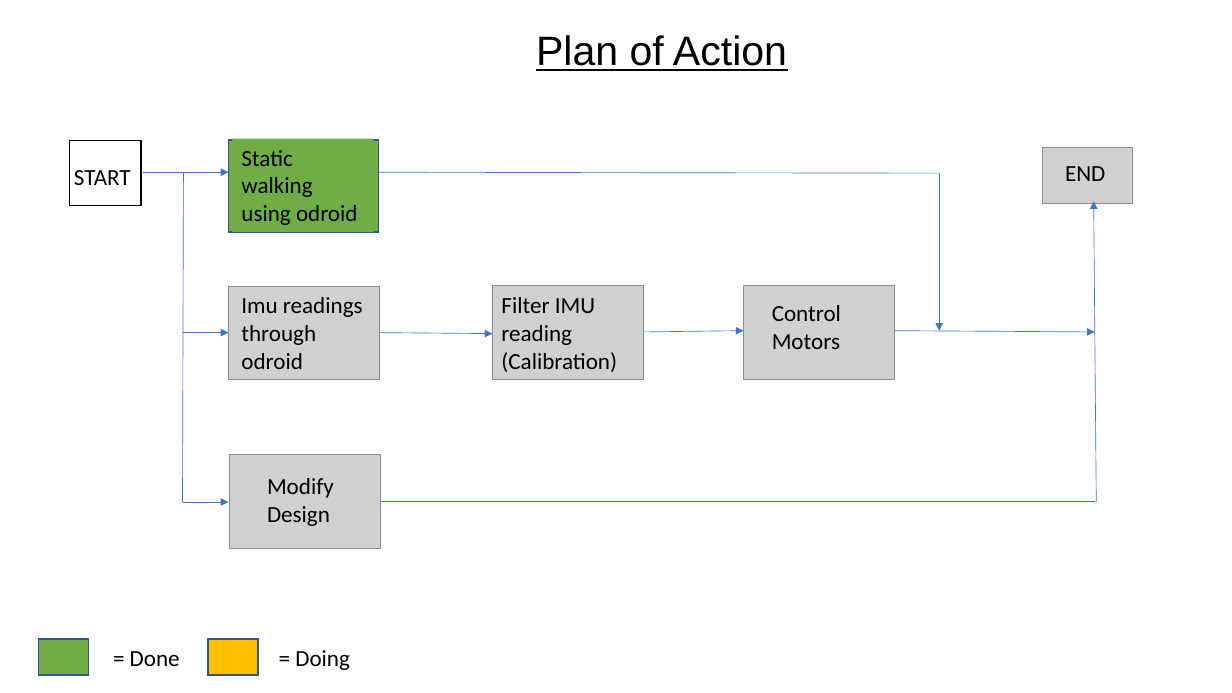
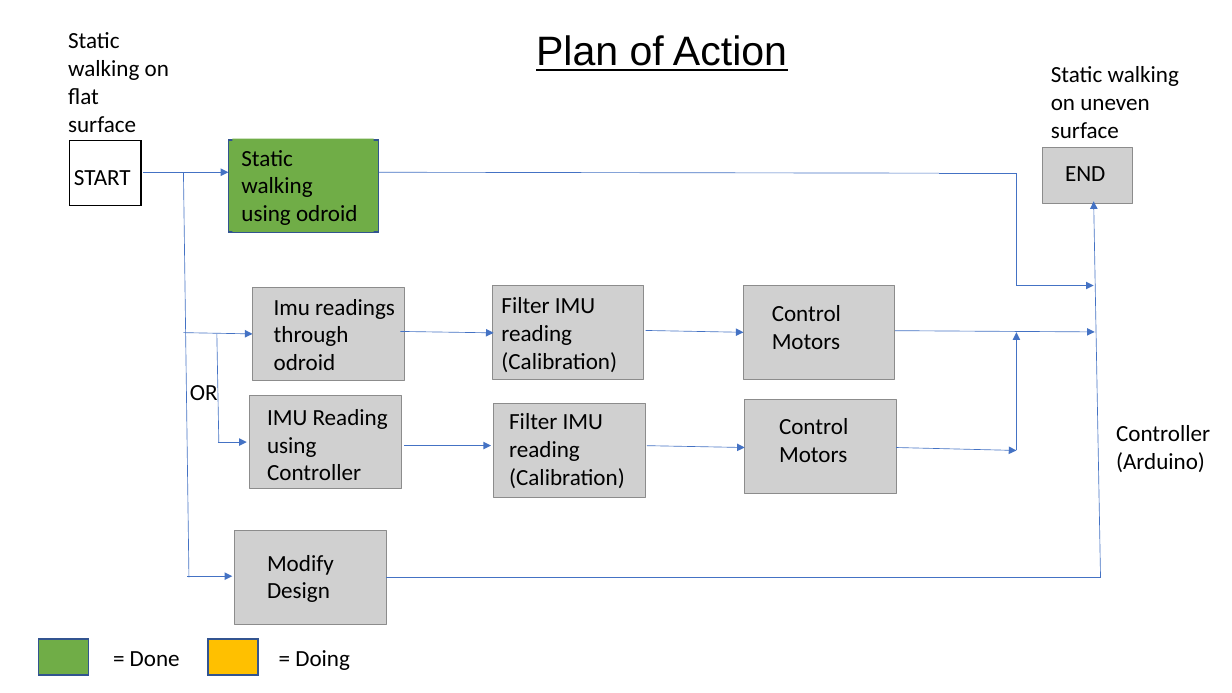
Before and after one commit to gaurav-14/Humanoid-ver2.0, a slide deck: slide 1 of Humanoid_new/Project Task/Balancing on Platform/Plan of Action.pptx. Drawn at 1232x693 pixels with LibreOffice and Linux fonts; fonts in the diff are those of the drawing; grey boxes stand for pictures. Boxes give left, top, right and bottom in pixels: in the first picture for what was removed or moved away, otherwise in the second. Text is boxed around its words. In the diff, an @@ line names an element or a change of style, - is before the commit and + after.

Commit message:
change in plan

```diff
--- a/Humanoid_new/Project Task/Balancing on Platform/Plan of Action.pptx
+++ b/Humanoid_new/Project Task/Balancing on Platform/Plan of Action.pptx
@@ text added at (68,32,169,132), 18 pt, text #000000 @@
+Static walking on flat surface
@@ text added at (1051,66,1179,138), 18 pt, text #000000 @@
+Static walking on uneven surface
@@ line moved from (184, 172) - (183, 502) to (184, 172) - (189, 578) @@
@@ arrow removed from (939, 173) to (939, 331) @@
@@ elbow arrow added from (939, 173) to (1094, 286), #4472C4 0.5 pt @@
@@ arrow moved from (1096, 502) - (1094, 201) to (1101, 578) - (1094, 201) @@
@@ picture: place and size @@
-picture at (228,287,380,380)
+picture at (252,287,404,381)
@@ text "Imu readings through odroid": place and size @@
-text "Imu readings through odroid" at (241,297,363,369)
+text "Imu readings through odroid" at (274,299,395,370)
@@ arrow moved from (184, 333) - (228, 333) to (184, 333) - (252, 334) @@
@@ line added from (217, 334) to (219, 442), #4472C4 0.5 pt @@
@@ arrow moved from (380, 333) - (493, 334) to (400, 332) - (494, 333) @@
@@ arrow added from (1017, 451) to (1017, 333), #4472C4 0.5 pt @@
@@ text added at (190,381,218,402), 18 pt, text #000000 @@
+OR
@@ picture added at (250,396,402,489) @@
@@ text added at (267,409,388,480), 18 pt, text #000000 @@
+IMU Reading using Controller
@@ picture added at (494,404,645,497) @@
@@ text added at (509,413,625,488), 18 pt, text #000000 @@
+Filter IMU reading (Calibration)
@@ picture added at (745,400,897,494) @@
@@ text added at (779,418,848,462), 18 pt, text #000000 @@
+Control Motors
@@ arrow added from (218, 442) to (247, 442), #4472C4 0.5 pt @@
@@ arrow added from (404, 445) to (491, 445), #4472C4 0.5 pt @@
@@ arrow added from (647, 445) to (745, 447), #4472C4 0.5 pt @@
@@ arrow added from (897, 447) to (1017, 451), #4472C4 0.5 pt @@
@@ text added at (1116,425,1210,472), 18 pt, text #000000 @@
+Controller
+(Arduino)
@@ text "Modify Design": place and size @@
-text "Modify Design" at (267,478,334,526)
+text "Modify Design" at (267,555,334,602)
@@ 1 picture, 1 arrow, 1 line: place and size @@
-1 picture, 1 arrow, 1 line at (184,455,1095,548)
+1 picture, 1 arrow, 1 line at (188,531,1101,624)
```
